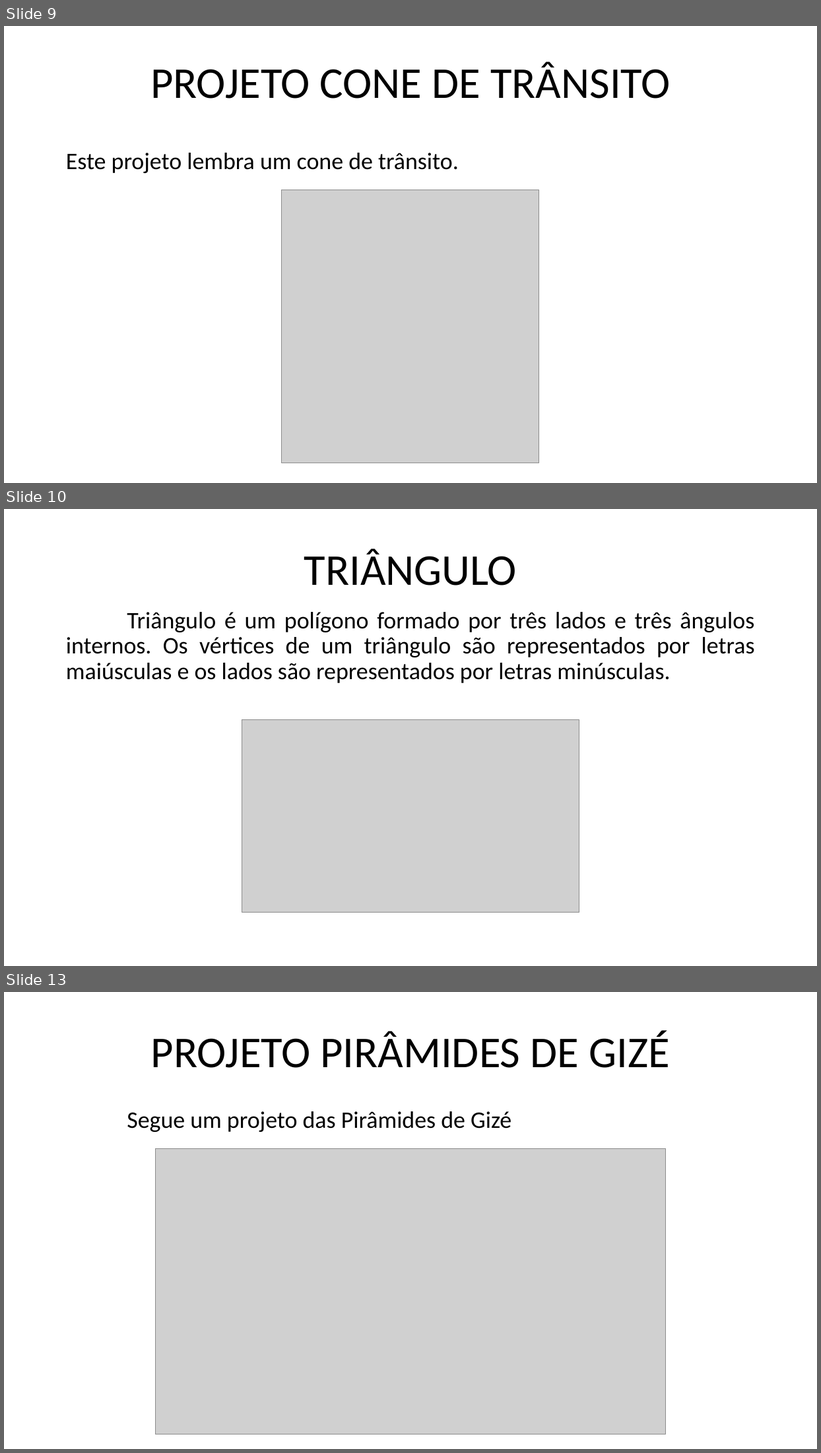
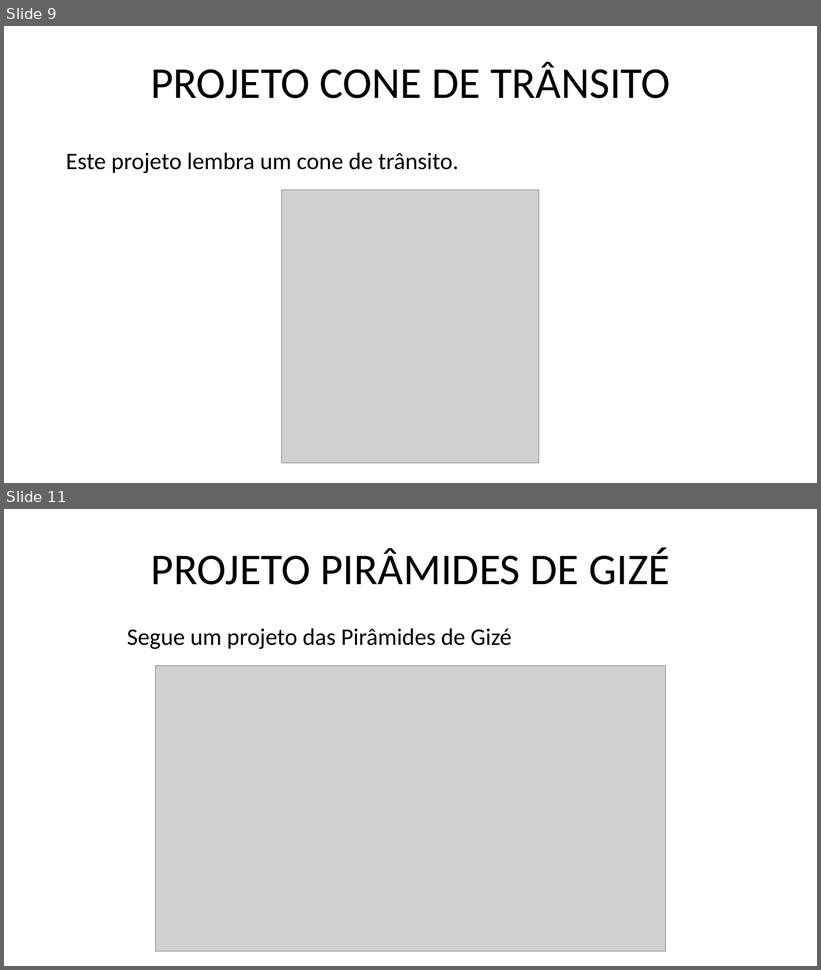
Before and after one commit to marcosdosea/ManualImpessora3D, a slide deck: Curso/Fundamentos de impressão 3D - Objetos.pptx. Shown one above the other, each under a label of ours: slides 9, 10 and 13 before the commit, slides 9 and 11 after it; the slides between them are not shown. The pictures are 821x1453 and 821x970 pixels, drawn with LibreOffice and Linux fonts; fonts in the diff are those of the drawing; grey boxes stand for pictures. Boxes give left, top, right and bottom in pixels: in the first picture for what was removed or moved away, otherwise in the second. Text is boxed around its words. In the diff, an @@ line names an element or a change of style, - is before the commit and + after.

```diff
--- a/Curso/Fundamentos de impressão 3D - Objetos.pptx
+++ b/Curso/Fundamentos de impressão 3D - Objetos.pptx
@@ slide 10 removed at [4,509,817,966], background #FFFFFF @@
@@ title removed at [304,549,517,586] @@
-TRIÂNGULO
@@ text removed at [66,612,755,683] @@
-Triângulo é um polígono formado por três lados e três ângulos internos. Os vértices de um triângulo são representados por letras maiúsculas e os lados são representados por letras minúsculas.
@@ picture removed at [242,720,580,913] @@
@@ what was slide 13 is now slide 11 @@
```
Also in this commit, not shown: 2 slides changed, 6 slides added, 3 other files.
